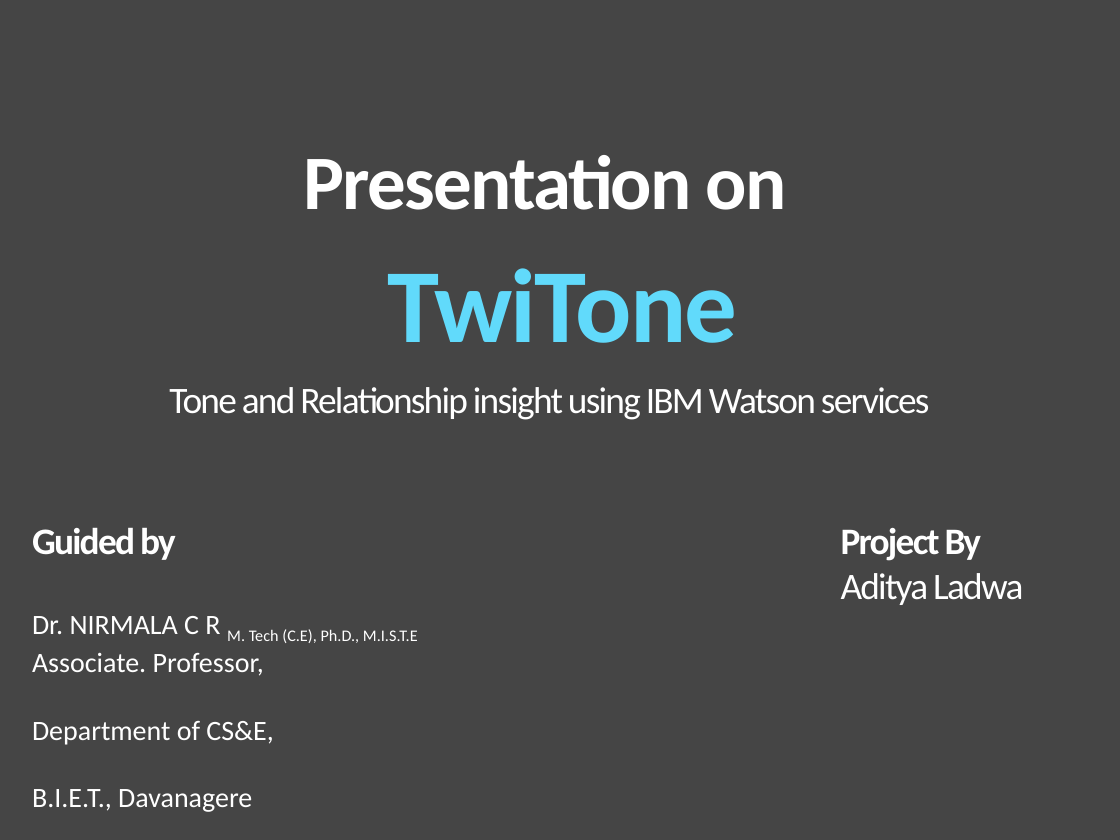
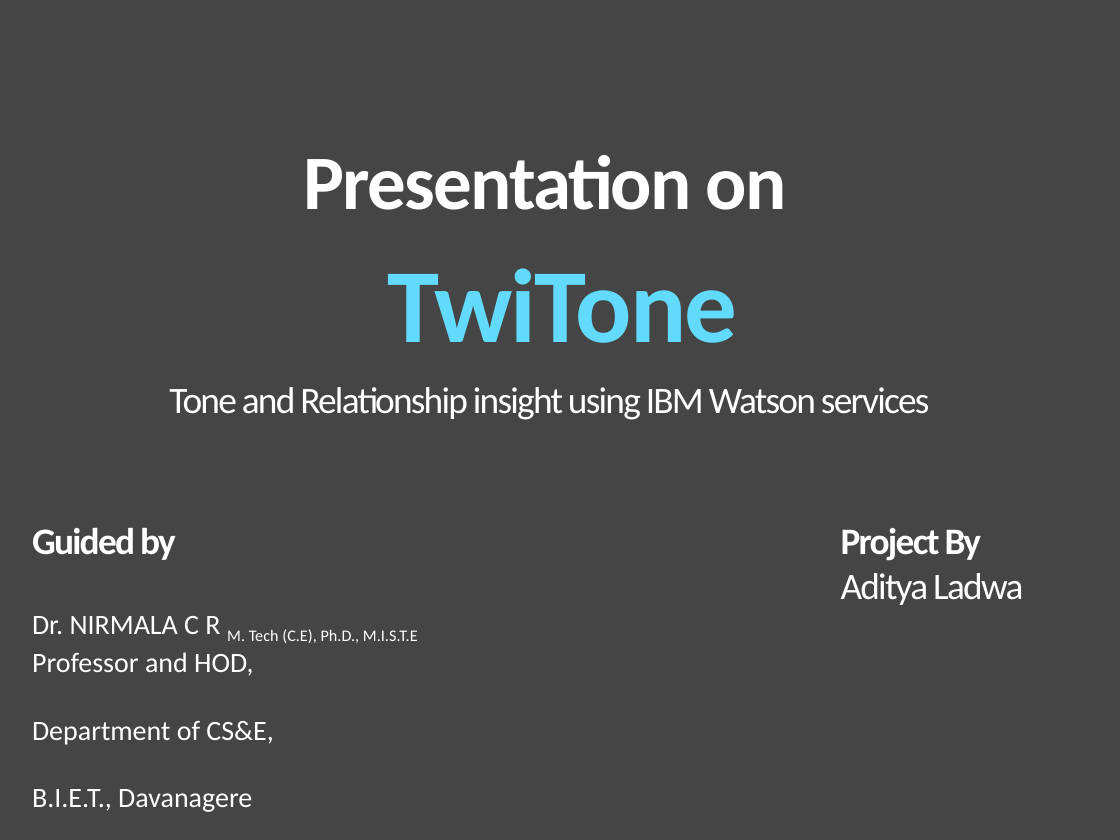
Before and after one commit to LadwaAditya/TwiTone, a slide deck: slide 1 of Presentation.pptx. Drawn at 1120x840 pixels with LibreOffice and Linux fonts; fonts in the diff are those of the drawing. Boxes give left, top, right and bottom in pixels: in the first picture for what was removed or moved away, otherwise in the second. Text is boxed around its words. In the diff, an @@ line names an element or a change of style, - is before the commit and + after.

```diff
--- a/Presentation.pptx
+++ b/Presentation.pptx
@@ text at <box>32,652,253,676</box>: text changed @@
-Associate. Professor,
+Professor and HOD,
```
Also in this commit, not shown: 1 other slide changed.
